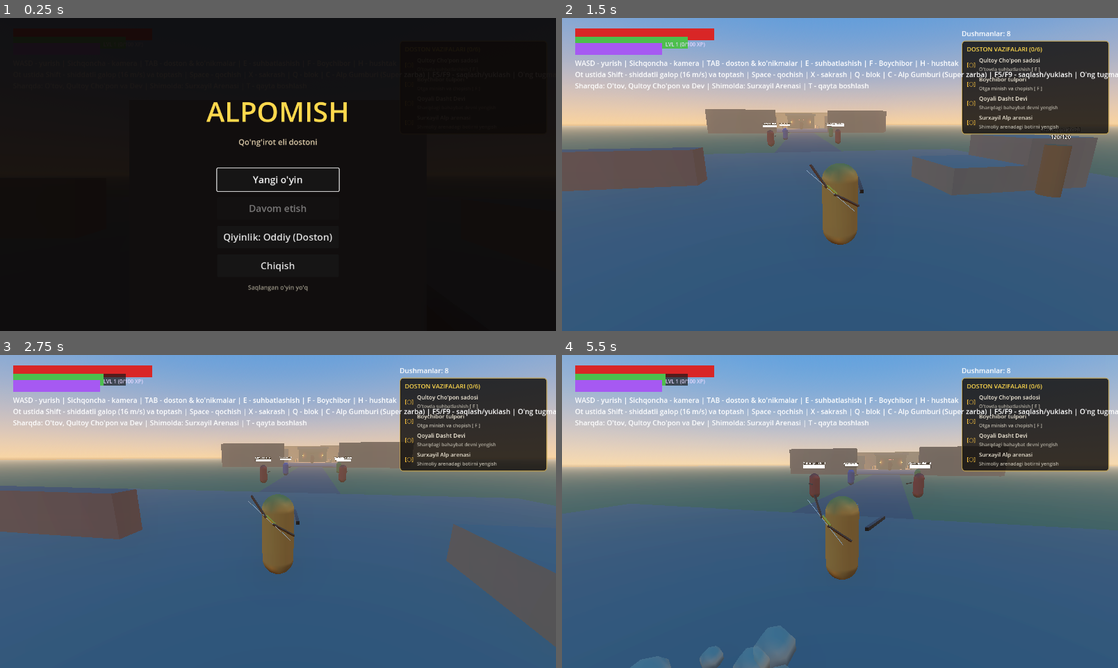
Above: before the commit, frames 1-4 (two rows, left to right).
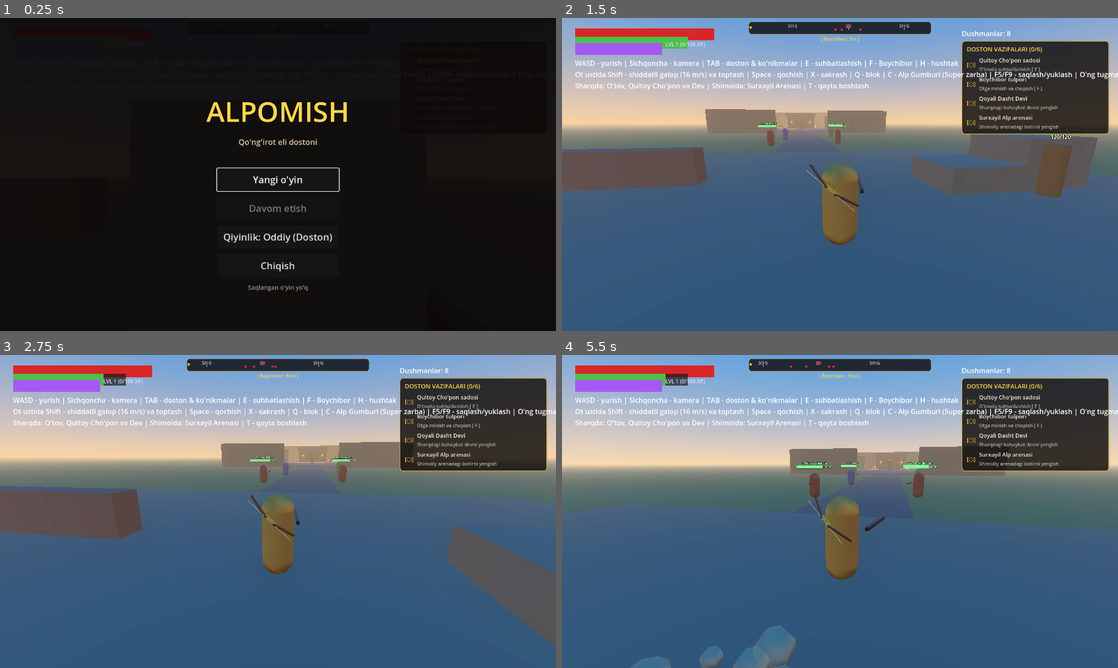
Above: after the commit, the same moments.

Repository: sardorergashev09uzb-commits/yangi
Game: Godot game, scene res://scenes/main.tscn
Two runs of this game, one before a commit and one after it. Both use one fixed random seed, a clock stepped at 60 frames per second and the inputs below.
Inputs (mouse positions are in pixels of both pictures, inside the frame that each line leads up to):
- Up to frame 1 (0.25 s): no input
- Up to frame 2 (1.5 s): click "Yangi o'yin" at 0.5 s; tap Enter at 1.25 s; move the mouse to (867, 174) at 1.27 s; hold W (move_forward) from 1.28 s (still down); hold Q (block) from 1.28 s (still down); click (867, 174) at 1.42 s
- Up to frame 3 (2.75 s): keep holding W (move_forward); tap X (jump) at 1.52, 2.27 s; tap Space (dodge) at 2 s; move the mouse to (250, 511) at 2.02 s; release Q (block) at 2.03 s; right-click (250, 511) at 2.1 s; tap Q (block) at 2.3 s
- Up to frame 4 (5.5 s): keep holding W (move_forward); move the mouse to (851, 505) at 2.77 s; hold Q (block) 2.78-3.53 s; tap R (attack_heavy) at 2.85 s; tap Enter at 3.5 s; move the mouse to (834, 517) at 3.52 s; click (834, 517) at 3.6 s; tap X (jump) at 3.77, 4.52, 5.27 s; tap Q (block) at 3.8, 5.3 s; move the mouse to (878, 514) at 4.27 s; hold Q (block) 4.28-5.03 s; tap Space (dodge) at 5, 5.1 s; move the mouse to (795, 508) at 5.02 s

The runs differ from the first frame. In frame 2, 1.5% of the frame differs, in the area x 33-67%, y 1-35%; in frame 3, 1.5%; in frame 4, 1.7%, in the area x 33-68%, y 1-37%.

Commit message:
15-bosqich: Yuqori Kompas/Radar, Dushmanlar 3D sog'liq barlari va Milliy do'mbira sadosi (Dasht/Jang dinamik musiqasi)

Diff:
--- a/scripts/autoload/audio_manager.gd
+++ b/scripts/autoload/audio_manager.gd
@@ -48,22 +48,84 @@
 	_streams["doyra_gum"] = _gen_doyra_gum()
 	_streams["doyra_bak"] = _gen_doyra_bak()
 
+	# Milliy o'zbek do'mbirasi akkord va notalari
+	_streams["dom_d3"] = _gen_dombira(146.83, 0.42) # D3
+	_streams["dom_f3"] = _gen_dombira(174.61, 0.40) # F3
+	_streams["dom_g3"] = _gen_dombira(196.00, 0.40) # G3
+	_streams["dom_a3"] = _gen_dombira(220.00, 0.38) # A3
+	_streams["dom_c4"] = _gen_dombira(261.63, 0.36) # C4
+	_streams["dom_d4"] = _gen_dombira(293.66, 0.35) # D4
+	_streams["dom_strum"] = _gen_dombira_strum()
+
+
+enum MusicState { CALM, BATTLE }
+var current_music_state := MusicState.CALM
+var _calm_beat := 0
+var _combat_cooldown := 0.0
+
+const CALM_MELODY := [
+	"dom_d3", "", "dom_g3", "", "dom_a3", "dom_d4", "dom_c4", "",
+	"dom_a3", "", "dom_g3", "", "dom_d3", "", "dom_g3", ""
+]
+
+const BATTLE_MELODY := [
+	"dom_d3", "dom_d3", "dom_g3", "dom_a3", "dom_c4", "dom_d4", "dom_strum", "dom_c4",
+	"dom_a3", "dom_a3", "dom_g3", "dom_f3", "dom_d3", "dom_strum", "dom_d3", ""
+]
+const BATTLE_DOYRA := [1, 0, 2, 2, 1, 0, 2, 1, 1, 0, 2, 2, 1, 2, 2, 0]
+
 
 func _process(delta: float) -> void:
 	if not is_music_enabled or get_tree().paused:
 		return
 
-	# Sharqona jang usuli (ritmik doyra pulsi)
+	# Dushman yaqinligini aniqlash (Jang holatiga avtomatik o'tish)
+	var player = get_tree().get_first_node_in_group("player")
+	var in_combat := false
+	if player and is_instance_valid(player):
+		var p_pos: Vector3 = player.global_position
+		for e in get_tree().get_nodes_in_group("enemies"):
+			if e and is_instance_valid(e) and not e.is_queued_for_deletion():
+				var d: float = p_pos.distance_to(e.global_position)
+				if d < 18.0:
+					in_combat = true
+					break
+
+	if in_combat:
+		_combat_cooldown = 4.0
+		current_music_state = MusicState.BATTLE
+	elif _combat_cooldown > 0.0:
+		_combat_cooldown -= delta
+	else:
+		current_music_state = MusicState.CALM
+
+	# Milliy musiqani ijro etish
 	_music_timer += delta
-	var beat_len := 0.22 # ~136 BPM jangovar shiddat
+	var beat_len := 0.18 if current_music_state == MusicState.BATTLE else 0.36
 	if _music_timer >= beat_len:
 		_music_timer -= beat_len
-		var beat_type: int = USUL_BEATS[_music_beat % USUL_BEATS.size()]
-		_music_beat += 1
-		if beat_type == 1:
-			play_sfx("doyra_gum", randf_range(0.96, 1.04), music_volume_db)
-		elif beat_type == 2:
-			play_sfx("doyra_bak", randf_range(0.95, 1.05), music_volume_db - 3.0)
+		if current_music_state == MusicState.BATTLE:
+			var idx := _music_beat % BATTLE_MELODY.size()
+			_music_beat += 1
+			# Doyra zarbi
+			var doyra_type: int = BATTLE_DOYRA[idx % BATTLE_DOYRA.size()]
+			if doyra_type == 1:
+				play_sfx("doyra_gum", randf_range(0.96, 1.04), music_volume_db + 1.0)
+			elif doyra_type == 2:
+				play_sfx("doyra_bak", randf_range(0.95, 1.05), music_volume_db - 2.0)
+			# Do'mbira kuyi
+			var note_name: String = BATTLE_MELODY[idx]
+			if note_name != "":
+				play_sfx(note_name, randf_range(0.98, 1.02), music_volume_db + 2.0)
+		else:
+			var idx := _calm_beat % CALM_MELODY.size()
+			_calm_beat += 1
+			# Dasht nafasi: mayin do'mbira va vaqti-vaqti bilan mayin doyra
+			if idx % 8 == 0:
+				play_sfx("doyra_gum", 0.9, music_volume_db - 6.0)
+			var note_name: String = CALM_MELODY[idx]
+			if note_name != "":
+				play_sfx(note_name, randf_range(0.98, 1.02), music_volume_db)
 
 
 # ---------------------------------------------------------------- Ijro usullari
@@ -356,3 +418,62 @@
 		bytes.encode_s16(i * 2, val)
 
 	return _create_wav(bytes, rate)
+
+
+func _gen_dombira(freq: float, dur: float) -> AudioStreamWAV:
+	var rate := 22050
+	var samples := int(rate * dur)
+	var bytes := PackedByteArray()
+	bytes.resize(samples * 2)
+
+	for i in range(samples):
+		var t := float(i) / rate
+		# Tirnoq zarbasi (attack click)
+		var attack_env := exp(-t * 85.0) * 0.45
+		var click := randf_range(-1.0, 1.0) * attack_env
+
+		# Sim tebranishi va garmonikalar (Asosiy, 2- va 3-garmonika)
+		var decay := exp(-t * 8.5)
+		var h1 := sin(TAU * freq * t) * 0.65
+		var h2 := sin(TAU * freq * 2.0 * t) * 0.32 * exp(-t * 14.0)
+		var h3 := sin(TAU * freq * 3.0 * t) * 0.18 * exp(-t * 22.0)
+
+		# Qorin rezonansi (yog'och kosaning bo'g'iq tovushi)
+		var body_res := sin(TAU * 220.0 * t) * 0.12 * exp(-t * 12.0)
+
+		var s := (h1 + h2 + h3 + click + body_res) * decay
+		var val := int(clampf(s, -1.0, 1.0) * 26000)
+		bytes.encode_s16(i * 2, val)
+
+	return _create_wav(bytes, rate)
+
+
+func _gen_dombira_strum() -> AudioStreamWAV:
+	var rate := 22050
+	var dur := 0.48
+	var samples := int(rate * dur)
+	var bytes := PackedByteArray()
+	bytes.resize(samples * 2)
+
+	var f1 := 146.83 # D3
+	var f2 := 196.00 # G3
+	var f3 := 293.66 # D4
+
+	for i in range(samples):
+		var t := float(i) / rate
+		var decay := exp(-t * 7.5)
+		# Ketma-ket silkinish (12ms oraliq bilan zarb)
+		var t1 := t
+		var t2 := maxf(t - 0.012, 0.0)
+		var t3 := maxf(t - 0.024, 0.0)
+
+		var s1 := sin(TAU * f1 * t1) * 0.45 * exp(-t1 * 8.0)
+		var s2 := sin(TAU * f2 * t2) * 0.40 * exp(-t2 * 9.0) if t >= 0.012 else 0.0
+		var s3 := sin(TAU * f3 * t3) * 0.35 * exp(-t3 * 10.0) if t >= 0.024 else 0.0
+		var click := randf_range(-0.35, 0.35) * exp(-t * 60.0)
+
+		var s := (s1 + s2 + s3 + click) * decay
+		var val := int(clampf(s, -1.0, 1.0) * 27000)
+		bytes.encode_s16(i * 2, val)
+
+	return _create_wav(bytes, rate)
--- a/scripts/enemies/enemy.gd
+++ b/scripts/enemies/enemy.gd
@@ -114,8 +114,25 @@
 
 
 func _update_label() -> void:
-	var blocks := int(ceil(10.0 * health / max_health))
-	_label.text = "%s\n%s" % [_stats.name, "█".repeat(blocks)]
+	if _label == null or not is_instance_valid(_label):
+		return
+	var pct := clampf(health / max_health, 0.0, 1.0)
+	var total_bars := 12
+	var filled := int(round(pct * total_bars))
+	var empty := total_bars - filled
+	var bar_str := "█".repeat(filled) + "░".repeat(empty)
+	var icon := "⚔"
+	if kind == Kind.SPEAR:
+		icon = "🗡"
+	elif kind == Kind.ARCHER:
+		icon = "🏹"
+	_label.text = "%s %s\n[%s] %d/%d" % [icon, _stats.name, bar_str, int(ceil(health)), int(max_health)]
+	if pct > 0.6:
+		_label.modulate = Color(0.3, 1.0, 0.45)
+	elif pct > 0.3:
+		_label.modulate = Color(1.0, 0.85, 0.25)
+	else:
+		_label.modulate = Color(1.0, 0.3, 0.3)
 
 
 # ---------------------------------------------------------------- Asosiy sikl
@@ -124,6 +141,13 @@
 	if _player == null or not is_instance_valid(_player):
 		_player = get_tree().get_first_node_in_group("player") as Player
 	_cooldown -= delta
+
+	# Masofaga qarab sog'liq panelini ko'rsatish/yashirish (25 metrgacha)
+	if _label and is_instance_valid(_label):
+		if state == State.DEAD:
+			_label.visible = false
+		elif _player and is_instance_valid(_player):
+			_label.visible = global_position.distance_to(_player.global_position) < 25.0
 
 	var player_alive := _player != null and _player.state != Player.State.DEAD
 
--- a/scripts/enemies/steppe_giant.gd
+++ b/scripts/enemies/steppe_giant.gd
@@ -75,8 +75,18 @@
 
 
 func _update_label() -> void:
-	var blocks := int(ceil(10.0 * health / max_health))
-	_label.text = "Qoyali Dasht Devi\n%s" % ["█".repeat(blocks)]
+	if _label == null or not is_instance_valid(_label):
+		return
+	var pct := clampf(health / max_health, 0.0, 1.0)
+	var total_bars := 16
+	var filled := int(round(pct * total_bars))
+	var empty := total_bars - filled
+	var bar_str := "█".repeat(filled) + "░".repeat(empty)
+	_label.text = "⚡ Qoyali Dasht Devi [ELITA]\n[%s] %d/%d HP" % [bar_str, int(ceil(health)), int(max_health)]
+	if pct > 0.5:
+		_label.modulate = Color(1.0, 0.85, 0.3)
+	else:
+		_label.modulate = Color(1.0, 0.35, 0.25)
 
 
 func _physics_process(delta: float) -> void:
@@ -84,6 +94,12 @@
 		_player = get_tree().get_first_node_in_group("player") as CharacterBody3D
 
 	_cooldown -= delta
+
+	if _label and is_instance_valid(_label):
+		if state == State.DEAD:
+			_label.visible = false
+		elif _player and is_instance_valid(_player):
+			_label.visible = global_position.distance_to(_player.global_position) < 35.0
 
 	var player_alive: bool = _player != null and _player.get("state") != 4 # State.DEAD
 	if state == State.DEAD or _player == null or not player_alive:
--- a/scripts/ui/hud.gd
+++ b/scripts/ui/hud.gd
@@ -34,8 +34,14 @@
 var _lvl_label: Label
 var _skill_hint: Label
 
+# Kompas / Radar UI elementlari
+var _compass_container: PanelContainer
+var _compass_canvas: Control
+var _compass_info_label: Label
+
 
 func _ready() -> void:
+	_setup_compass_ui()
 	_health_bar = _make_bar(Vector2(30, 24), Vector2(320, 16), Color(0.85, 0.15, 0.15))
 	_stamina_bar = _make_bar(Vector2(30, 44), Vector2(260, 10), Color(0.3, 0.75, 0.3))
 	_xp_bar = _make_bar(Vector2(30, 58), Vector2(200, 8), Color(0.65, 0.35, 0.95))
@@ -347,6 +353,9 @@
 
 
 func _process(_delta: float) -> void:
+	if _compass_canvas:
+		_compass_canvas.queue_redraw()
+
 	var enemies_count := get_tree().get_nodes_in_group("enemies").size()
 	_enemy_label.text = "Dushmanlar: %d" % enemies_count
 	if _player == null:
@@ -357,6 +366,145 @@
 	_charge_bar.visible = is_aim and charge > 0.0
 	_charge_bar.max_value = 1.0
 	_charge_bar.value = charge
+
+
+func _setup_compass_ui() -> void:
+	_compass_container = PanelContainer.new()
+	_compass_container.set_anchors_preset(Control.PRESET_CENTER_TOP)
+	_compass_container.offset_left = -210
+	_compass_container.offset_right = 210
+	_compass_container.offset_top = 8
+	_compass_container.offset_bottom = 38
+
+	var cstyle := StyleBoxFlat.new()
+	cstyle.bg_color = Color(0.06, 0.05, 0.06, 0.82)
+	cstyle.border_width_left = 1
+	cstyle.border_width_right = 1
+	cstyle.border_width_top = 1
+	cstyle.border_width_bottom = 1
+	cstyle.border_color = Color(0.75, 0.62, 0.28, 0.75)
+	cstyle.corner_radius_top_left = 6
+	cstyle.corner_radius_top_right = 6
+	cstyle.corner_radius_bottom_left = 6
+	cstyle.corner_radius_bottom_right = 6
+	_compass_container.add_theme_stylebox_override("panel", cstyle)
+	add_child(_compass_container)
+
+	_compass_canvas = Control.new()
+	_compass_canvas.custom_minimum_size = Vector2(400, 24)
+	_compass_canvas.clip_contents = true
+	_compass_canvas.draw.connect(_on_compass_draw)
+	_compass_container.add_child(_compass_canvas)
+
+	# Markaziy ko'rsatkich ignasi (Oltin uchburchak)
+	var needle := Label.new()
+	needle.text = "▼"
+	needle.add_theme_font_size_override("font_size", 9)
+	needle.add_theme_color_override("font_color", Color(1.0, 0.85, 0.25))
+	needle.set_anchors_preset(Control.PRESET_CENTER_TOP)
+	needle.offset_left = -4
+	needle.offset_top = -2
+	_compass_container.add_child(needle)
+
+	# Kompas ostidagi nishon masofasi yozuvi
+	_compass_info_label = Label.new()
+	_compass_info_label.set_anchors_preset(Control.PRESET_CENTER_TOP)
+	_compass_info_label.offset_left = -180
+	_compass_info_label.offset_right = 180
+	_compass_info_label.offset_top = 40
+	_compass_info_label.horizontal_alignment = HORIZONTAL_ALIGNMENT_CENTER
+	_compass_info_label.add_theme_font_size_override("font_size", 11)
+	_compass_info_label.add_theme_color_override("font_color", Color(1.0, 0.85, 0.35))
+	add_child(_compass_info_label)
+
+
+func _on_compass_draw() -> void:
+	if _compass_canvas == null:
+		return
+	var font := _compass_canvas.get_theme_default_font()
+	if font == null:
+		font = ThemeDB.fallback_font
+
+	var center_x := 200.0
+	var px_per_rad := 400.0 / deg_to_rad(140.0) # 140 darajali ko'rish burchagi
+
+	var cam := get_viewport().get_camera_3d()
+	var cam_yaw: float = 0.0
+	if cam:
+		cam_yaw = cam.global_rotation.y
+	elif _player and _player.get("rig"):
+		cam_yaw = float(_player.get("rig").yaw)
+
+	# 1. Gorizontal asos chizig'i
+	_compass_canvas.draw_line(Vector2(0, 18), Vector2(400, 18), Color(0.45, 0.4, 0.3, 0.6), 1.0)
+
+	# 2. Tomonlar (Kardinal yo'nalishlar)
+	# Godot 3D koordinatalarda: -Z Shimol (0), +X Sharq (-PI/2), +Z Janub (PI), -X G'arb (PI/2)
+	var cardinals := [
+		[0.0, "SH", Color(1.0, 0.35, 0.35)],             # Shimol (North)
+		[-PI * 0.25, "SH-SH", Color(0.75, 0.75, 0.75)],   # Shimoli-sharq
+		[-PI * 0.5, "SH", Color(0.9, 0.85, 0.4)],         # Sharq (East)
+		[-PI * 0.75, "J-SH", Color(0.75, 0.75, 0.75)],    # Janubi-sharq
+		[PI, "J", Color(0.4, 0.8, 1.0)],                  # Janub (South)
+		[PI * 0.75, "J-G'", Color(0.75, 0.75, 0.75)],     # Janubi-g'arb
+		[PI * 0.5, "G'", Color(0.9, 0.85, 0.4)],          # G'arb (West)
+		[PI * 0.25, "SH-G'", Color(0.75, 0.75, 0.75)],    # Shimoli-g'arb
+	]
+
+	for c in cardinals:
+		var c_ang: float = c[0]
+		var diff := wrapf(c_ang - cam_yaw, -PI, PI)
+		var x := center_x + diff * px_per_rad
+		if x >= 8.0 and x <= 392.0:
+			_compass_canvas.draw_line(Vector2(x, 14), Vector2(x, 18), Color(0.7, 0.65, 0.5), 1.0)
+			_compass_canvas.draw_string(font, Vector2(x - 12, 13), c[1], HORIZONTAL_ALIGNMENT_CENTER, 24, 10, c[2])
+
+	# 3. Asosiy nishonlar (POIs)
+	var p_pos := _player.global_position if _player and is_instance_valid(_player) else Vector3.ZERO
+	var pois := [
+		{"pos": Vector3(18, 0, 16), "name": "O'tov (Qultoy)", "icon": "⛺", "col": Color(1.0, 0.85, 0.3)},
+		{"pos": Vector3(38, 0, 48), "name": "Qoyali Dev", "icon": "⚡", "col": Color(1.0, 0.5, 0.2)},
+		{"pos": Vector3(0, 0, -82), "name": "Surxayil Arenasi", "icon": "⚔", "col": Color(0.95, 0.35, 0.35)},
+		{"pos": Vector3(0, 0, -135), "name": "Qalmoq Zindoni", "icon": "☖", "col": Color(0.85, 0.45, 1.0)},
+	]
+
+	# Boychibor tulpori
+	var horse = get_tree().get_first_node_in_group("horses")
+	if horse and is_instance_valid(horse) and not horse.get("is_mounted"):
+		pois.append({"pos": horse.global_position, "name": "Boychibor", "icon": "🐎", "col": Color(0.35, 1.0, 0.5)})
+
+	var closest_name := ""
+	var closest_dist := 99999.0
+
+	for poi in pois:
+		var pos: Vector3 = poi.pos
+		var d := p_pos.distance_to(pos)
+		if d < closest_dist:
+			closest_dist = d
+			closest_name = poi.name
+
+		var to_poi := pos - p_pos
+		var ang := atan2(to_poi.x, -to_poi.z) # North is -Z
+		var diff := wrapf(ang - cam_yaw, -PI, PI)
+		var x := center_x + diff * px_per_rad
+		if x >= 12.0 and x <= 388.0:
+			_compass_canvas.draw_string(font, Vector2(x - 8, 14), poi.icon, HORIZONTAL_ALIGNMENT_CENTER, 16, 11, poi.col)
+
+	# 4. Yaqin dushmanlar (Qizil radar nuqtalari)
+	for e in get_tree().get_nodes_in_group("enemies"):
+		var e_node := e as Node3D
+		if e_node and is_instance_valid(e_node) and not e_node.is_queued_for_deletion():
+			var d := p_pos.distance_to(e_node.global_position)
+			if d < 35.0:
+				var to_e: Vector3 = e_node.global_position - p_pos
+				var ang := atan2(to_e.x, -to_e.z)
+				var diff := wrapf(ang - cam_yaw, -PI, PI)
+				var x := center_x + diff * px_per_rad
+				if x >= 10.0 and x <= 390.0:
+					_compass_canvas.draw_circle(Vector2(x, 18), 2.5, Color(1.0, 0.2, 0.2, 0.9))
+
+	if closest_name != "" and _compass_info_label:
+		_compass_info_label.text = "[ %s: %dm ]" % [closest_name, int(round(closest_dist))]
 
 
 func _setup_quest_ui() -> void:
--- /dev/null
+++ b/tests/compass_audio_test.gd
@@ -0,0 +1,71 @@
+extends Node
+## Headless sinov: godot --headless --path . res://tests/compass_audio_test.tscn
+## Kompas / Radar, Dushmanlar 3D HP bari va Milliy musiqani (Dombira) tekshiradi.
+
+var main: Node
+var player: Player
+var hud: CanvasLayer
+
+func _ready() -> void:
+	main = load("res://scenes/main.tscn").instantiate()
+	add_child(main)
+	await _frames(10)
+	player = main.get_node("Player") as Player
+	hud = main.get_node("HUD") as CanvasLayer
+	_check(hud != null, "HUD topilmadi")
+
+	# 1. Kompas UI mavjudligi va chizma tekshiruvi
+	var compass_container = hud.get("_compass_container")
+	var compass_canvas = hud.get("_compass_canvas")
+	var compass_info = hud.get("_compass_info_label")
+	_check(compass_container != null, "Kompas konteyneri topilmadi")
+	_check(compass_canvas != null, "Kompas chizma maydoni topilmadi")
+	_check(compass_info != null, "Kompas masofa yorlig'i topilmadi")
+
+	compass_canvas.queue_redraw()
+	await _frames(2)
+	print("Kompas masofa tekshiruvi: ", compass_info.text)
+	_check(compass_info.text != "", "Kompasda eng yaqin nishon masofasi ko'rinmadi")
+
+	# 2. Dushmanlar 3D sog'liq bari tekshiruvi
+	var enemies = get_tree().get_nodes_in_group("enemies")
+	_check(enemies.size() > 0, "Dushmanlar topilmadi")
+	var test_enemy: Enemy = null
+	for e in enemies:
+		if e is Enemy:
+			test_enemy = e
+			break
+	_check(test_enemy != null, "Oddiy qalmoq dushmani topilmadi")
+
+	var prev_hp: float = test_enemy.health
+	test_enemy.take_damage(20.0, player.global_position, 2.0)
+	await _frames(2)
+	_check(test_enemy.health < prev_hp, "Dushman zarar olmadi")
+	var label: Label3D = test_enemy.get("_label")
+	_check(label != null, "Dushman 3D sog'liq paneli topilmadi")
+	print("Dushman 3D sog'liq bari: ", label.text)
+	_check("█" in label.text or "░" in label.text, "3D sog'liq barida grafik progress chizilmadi")
+
+	# 3. Milliy musiqa va do'mbira sintezi tekshiruvi
+	_check(Audio._streams.has("dom_d3"), "Do'mbira D3 notasi topilmadi")
+	_check(Audio._streams.has("dom_strum"), "Do'mbira strum akkordi topilmadi")
+	_check(Audio.current_music_state in [Audio.MusicState.CALM, Audio.MusicState.BATTLE], "Musiqa holati noto'g'ri")
+
+	# Jang holatiga o'tish tekshiruvi
+	player.global_position = test_enemy.global_position + Vector3(0, 0, 5) # 5 metr yaqinlik
+	await _frames(15)
+	_check(Audio.current_music_state == Audio.MusicState.BATTLE, "Dushman yaqin bo'lganda jang musiqasiga o'tmadi")
+
+	print("KOMPAS, DUSHMAN HP VA MILLIY MUSIQA TESTI MUVAFFAQIYATLI O'TDI!")
+	get_tree().quit(0)
+
+
+func _frames(n: int) -> void:
+	for i in n:
+		await get_tree().physics_frame
+
+
+func _check(ok: bool, msg: String) -> void:
+	if not ok:
+		printerr("XATO: ", msg)
+		get_tree().quit(1)
--- /dev/null
+++ b/tests/compass_audio_test.tscn
@@ -0,0 +1,6 @@
+[gd_scene load_steps=2 format=3 uid="uid://c_compass_audio_test_scene"]
+
+[ext_resource type="Script" path="res://tests/compass_audio_test.gd" id="1"]
+
+[node name="CompassAudioTest" type="Node"]
+script = ExtResource("1")
